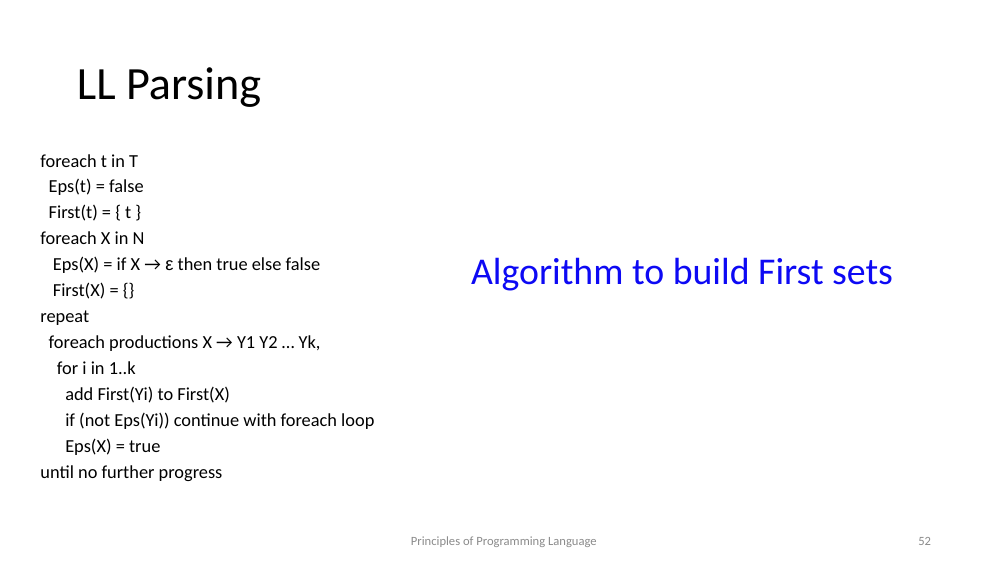
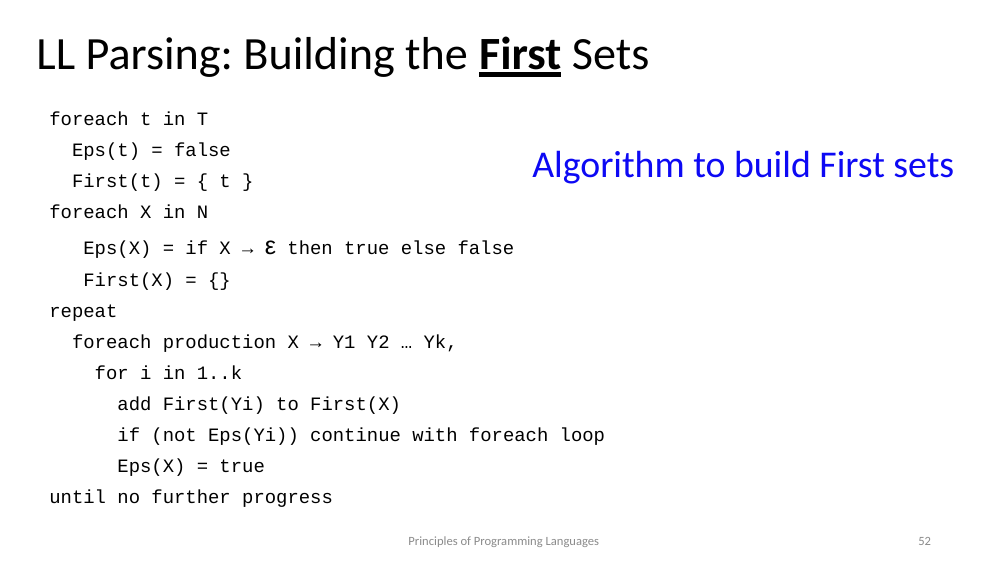
Before and after one commit to kongm/pl-design, a slide deck: slide 52 of syntax.pptx. Drawn at 1008x567 pixels with LibreOffice and Linux fonts; fonts in the diff are those of the drawing. Boxes give left, top, right and bottom in pixels: in the first picture for what was removed or moved away, otherwise in the second. Text is boxed around its words. In the diff, an @@ line names an element or a change of style, - is before the commit and + after.

```diff
--- a/syntax.pptx
+++ b/syntax.pptx
@@ title at [36, 36, 649, 77]: text changed @@
-LL Parsing
+LL Parsing: Building the First Sets
@@ text "foreach t in T": place and size @@
-text "foreach t in T" at [40, 154, 374, 481]
+text "foreach t in T" at [49, 112, 605, 507]
@@ text at [49, 112, 605, 507]: size 17.5 to 18 pt, font Calibri to Courier New in "foreach t in T", "Eps(t) = false", "First(t) = { t }", "foreach X in N" and 8 more places; size 17.5 to 24 pt in "ε"; line spacing 0.7 to 0.9 @@
@@ text "Algorithm to build First sets": place and size @@
-text "Algorithm to build First sets" at [471, 257, 893, 291]
+text "Algorithm to build First sets" at [532, 150, 954, 184]
@@ text at [72, 335, 458, 352]: text changed; size 17.5 to 18 pt; font Calibri to Courier New @@
-foreach productions X → Y1 Y2 … Yk,
+foreach production X → Y1 Y2 … Yk,
@@ text at [408, 536, 599, 547]: text changed @@
-Principles of Programming Language
+Principles of Programming Languages
```
Also in this commit, not shown: 75 other slides changed, 3 slides added, 1 other file.
